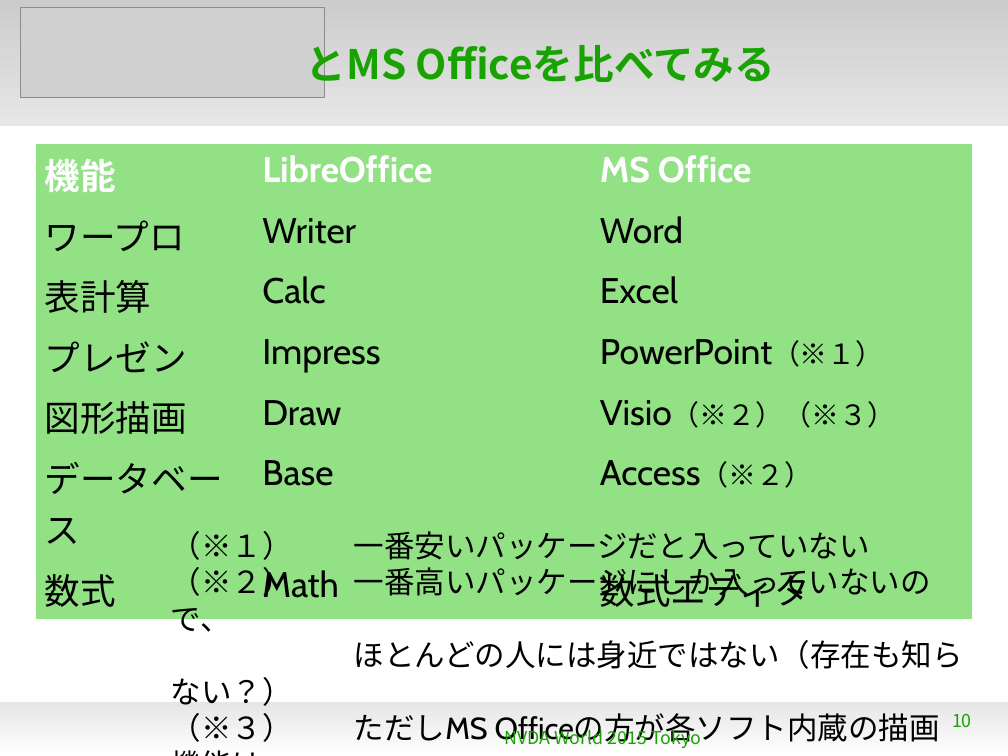
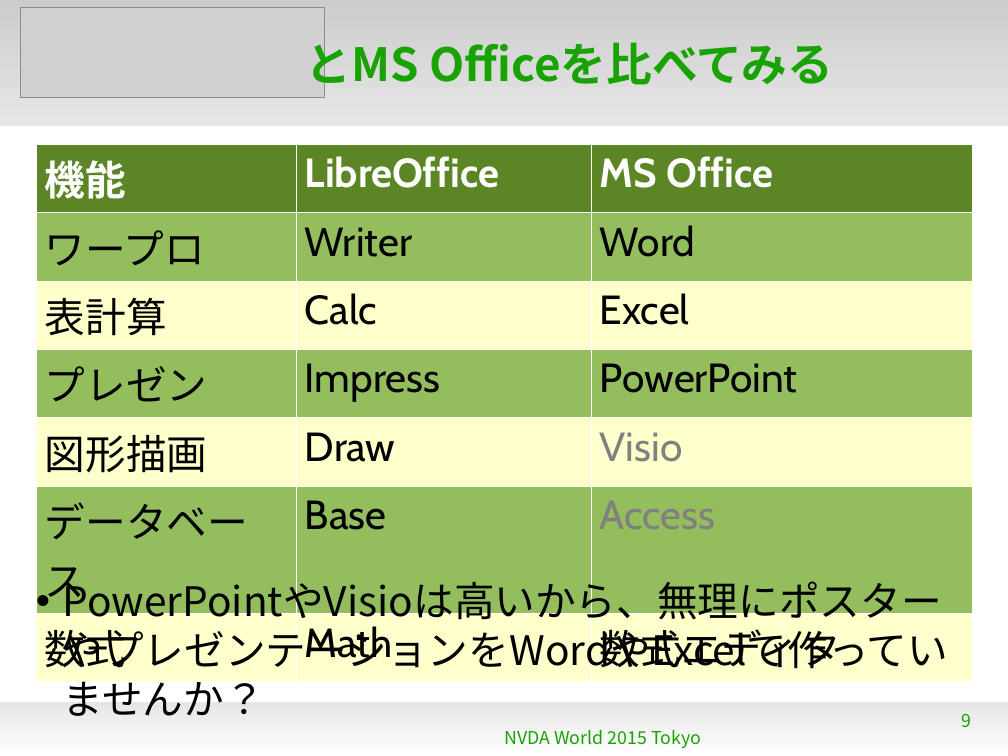
Before and after one commit to naruoga/KantoLibreOffice, a slide deck: slide 9 of others/NVDAworld2015.odp (slide 10 before the commit). Drawn at 1008x756 pixels with LibreOffice and Linux fonts; fonts in the diff are those of the drawing; grey boxes stand for pictures; background and template pictures are left out. Boxes give left, top, right and bottom in pixels: in the first picture for what was removed or moved away, otherwise in the second. Text is boxed around its words. In the diff, an @@ line names an element or a change of style, - is before the commit and + after.

Commit message:
others/NVDA.... presentation complete

```diff
--- a/others/NVDAworld2015.odp
+++ b/others/NVDAworld2015.odp
@@ title "とMS Officeを比べてみる" at box(306, 34, 834, 92): size 32 to 36 pt @@
@@ table at box(36, 144, 972, 673) @@
-row 4, column 3: PowerPoint（※１）
+row 4, column 3: PowerPoint
-row 5, column 3: Visio（※２）（※３）
+row 5, column 3: Visio
-row 6, column 3: Access（※２）
+row 6, column 3: Access
@@ fill #92E285 to #5C8526 in row 1 @@
@@ fill #92E285 to #94BD5E in 9 cells @@
@@ fill #92E285 to #FFFFCC in 9 cells @@
@@ size 28 to 32 pt in "機能", "LibreOffice", "MS Office", "ワープロ" and 14 more places @@
@@ font Cabin to Arial in "機能" @@
@@ borders changed @@
@@ text removed at box(171, 531, 963, 742) @@
-（※１） 一番安いパッケージだと入っていない
-（※２） 一番高いパッケージにしか入っていないので、
-ほとんどの人には身近ではない（存在も知らない？）
-（※３） ただしMS Officeの方が各ソフト内蔵の描画機能は
-充実している
@@ text added at box(63, 575, 949, 676), 32 pt, text #000000 @@
+• PowerPointやVisioは高いから、無理にポスターやプレゼンテーションをWordやExcelで作っていませんか？
@@ page number at box(962, 713, 972, 727): text changed @@
-10
+9
```
Also in this commit, not shown: 12 other slides changed, 15 slides added, 2 slides removed.
